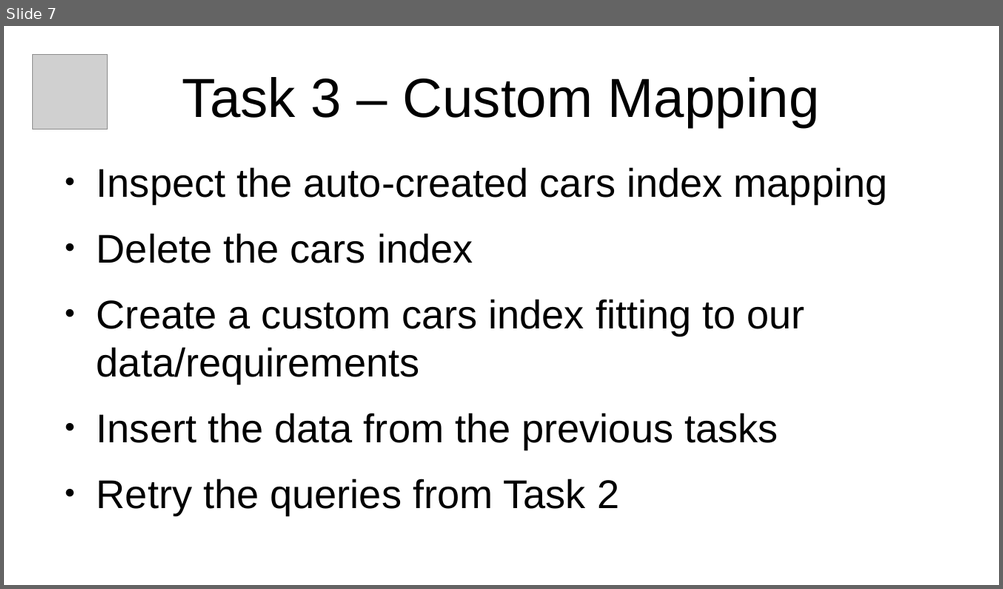
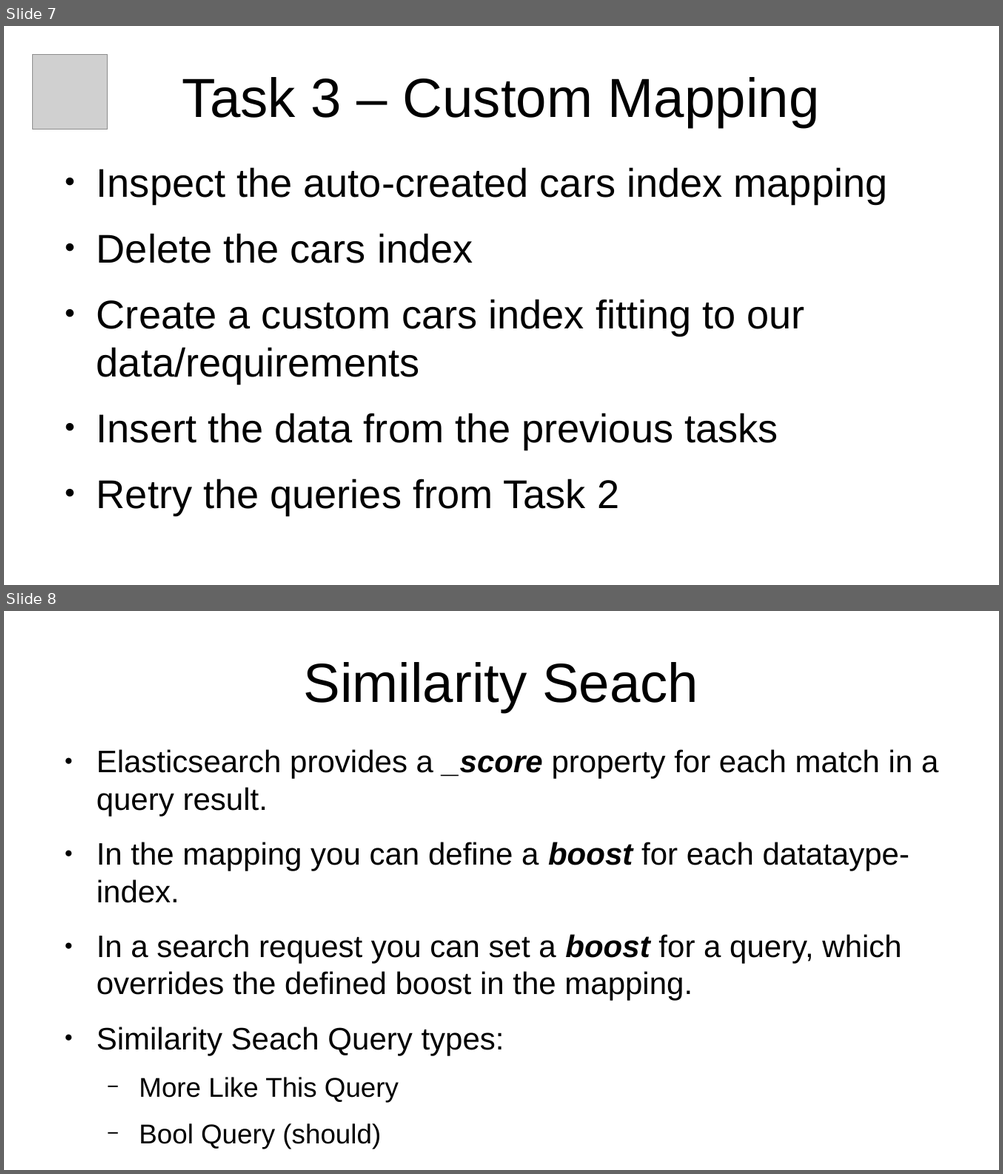
Before and after one commit to xtermi2/elasticsearch_training, a slide deck: elasticsearch_101_v2.odp. Shown one above the other, each under a label of ours: slide 7 before the commit, slides 7 and 8 after it. The pictures are 1003x589 and 1003x1174 pixels, drawn with LibreOffice and Linux fonts; fonts in the diff are those of the drawing; grey boxes stand for pictures. Boxes give left, top, right and bottom in pixels: in the first picture for what was removed or moved away, otherwise in the second. Text is boxed around its words. In the diff, an @@ line names an element or a change of style, - is before the commit and + after.

Commit message:
task 4: similarity search

```diff
--- a/elasticsearch_101_v2.odp
+++ b/elasticsearch_101_v2.odp
@@ slide 8 added at box(4, 611, 999, 1170), background #FFFFFF @@
@@ title added at box(304, 662, 698, 712), 44 pt, text #000000 @@
+Similarity Seach
@@ text added at box(96, 749, 938, 1150), 24.8 pt, text #000000 @@
+● Elasticsearch provides a _score property for each match in a query result.
+● In the mapping you can define a boost for each datataype-index.
+● In a search request you can set a boost for a query, which overrides the defined boost in the mapping.
+● Similarity Seach Query types:
+  − More Like This Query
+  − Bool Query (should)
```
Also in this commit, not shown: 3 slides changed, 2 other slides added, 2 other files.
